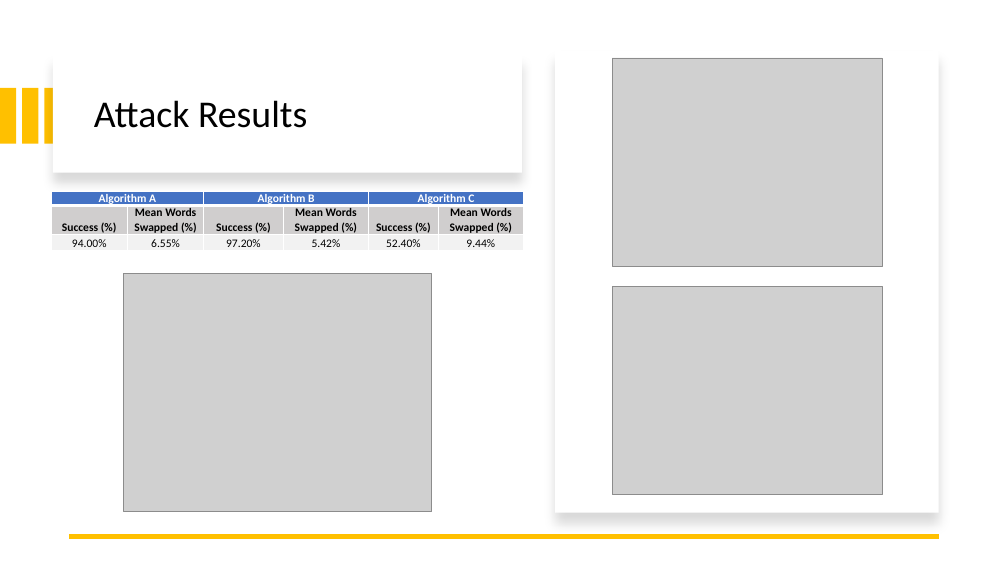
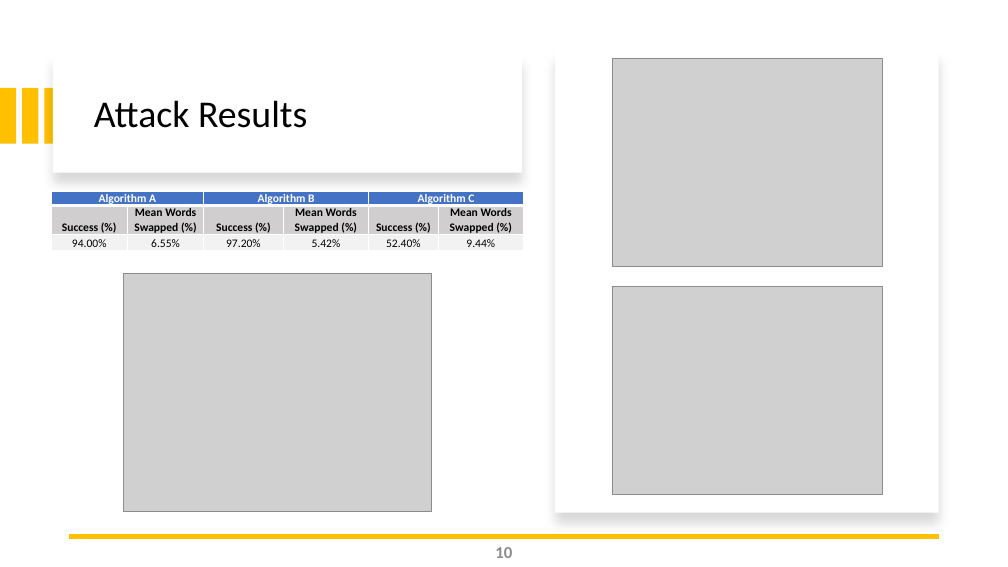
Before and after one commit to masamiweb/GeneticAlgorithmAdversarialNLP, a slide deck: slide 10 of documents/presentation/Vulnerability of Natural Language Classifiers to Evolutionary Generated.pptx. Drawn at 1008x567 pixels with LibreOffice and Linux fonts; fonts in the diff are those of the drawing; grey boxes stand for pictures. Boxes give left, top, right and bottom in pixels: in the first picture for what was removed or moved away, otherwise in the second. Text is boxed around its words. In the diff, an @@ line names an element or a change of style, - is before the commit and + after.

```diff
--- a/documents/presentation/Vulnerability of Natural Language Classifiers to Evolutionary Generated.pptx
+++ b/documents/presentation/Vulnerability of Natural Language Classifiers to Evolutionary Generated.pptx
@@ page number added at [495,547,512,558], 16 pt, text #8C8C8C, bold @@
+10
```
Also in this commit, not shown: 11 other slides changed.
